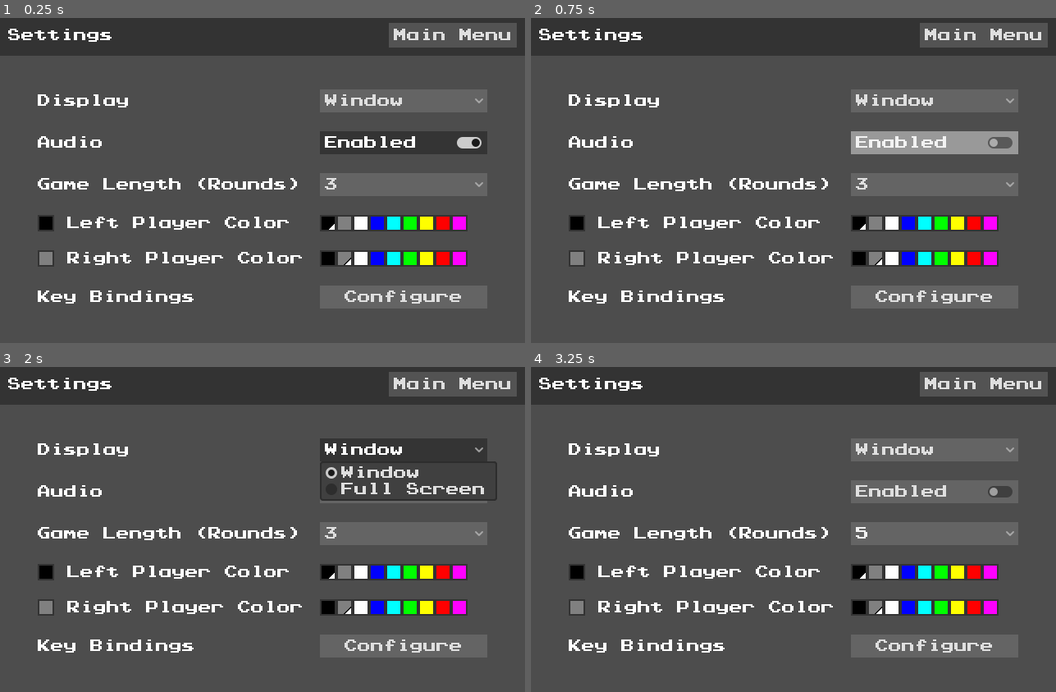
Above: before the commit, frames 1-4 (two rows, left to right).
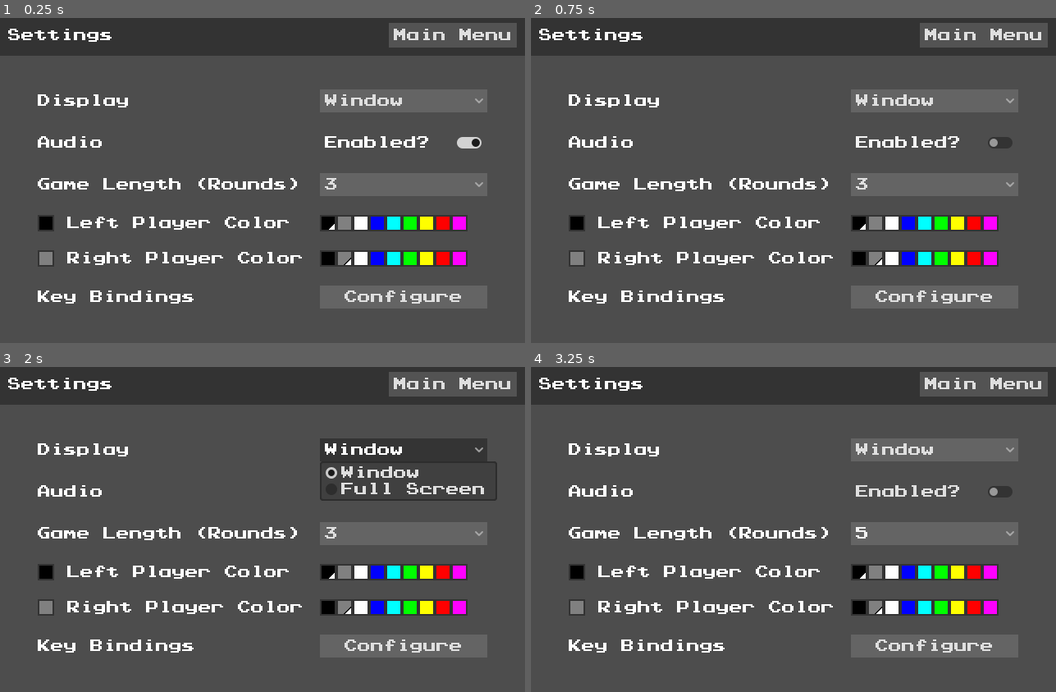
Above: after the commit, the same moments.

Repository: omniuni/Godot_Pong_Gong
Game: Godot game, scene res://Scenes/screen_settings.tscn
The game is run twice, just before and just after one commit, with the same random seed, the same clock (stepped at 60 frames per second) and the same inputs. This scene is started directly instead of the project's main scene.
Inputs (mouse positions are in pixels of both pictures, inside the frame that each line leads up to):
- Up to frame 1 (0.25 s): no input
- Up to frame 2 (0.75 s): click "Enabled" (after the commit: "Enabled?") at 0.5 s
- Up to frame 3 (2 s): click "Window" at 1.25 s
- Up to frame 4 (3.25 s): click "3" at 2 s; click (856, 571) at 2.77 s

The runs differ from the first frame. In frame 1, 1.8% of the frame differs, in the area x 60-93%, y 34-42%; in frame 2, 2.0%; in frame 3, less than 0.1%; in frame 4, less than 0.1%.

Commit message:
Clean up audio setting UI

Diff:
--- a/Scenes/screen_settings.tscn
+++ b/Scenes/screen_settings.tscn
@@ -55,7 +55,8 @@
 
 [node name="AudioCheck" type="CheckButton" parent="CenterContainer/GridContainer"]
 layout_mode = 2
-text = "Enabled"
+text = "Enabled?"
+flat = true
 
 [node name="GameLengthLabel" type="Label" parent="CenterContainer/GridContainer"]
 layout_mode = 2
